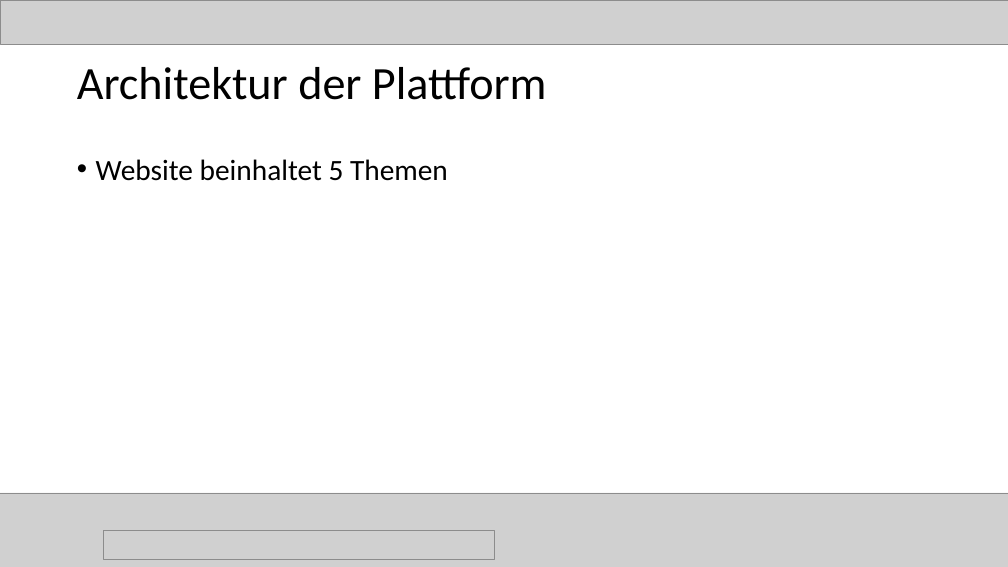
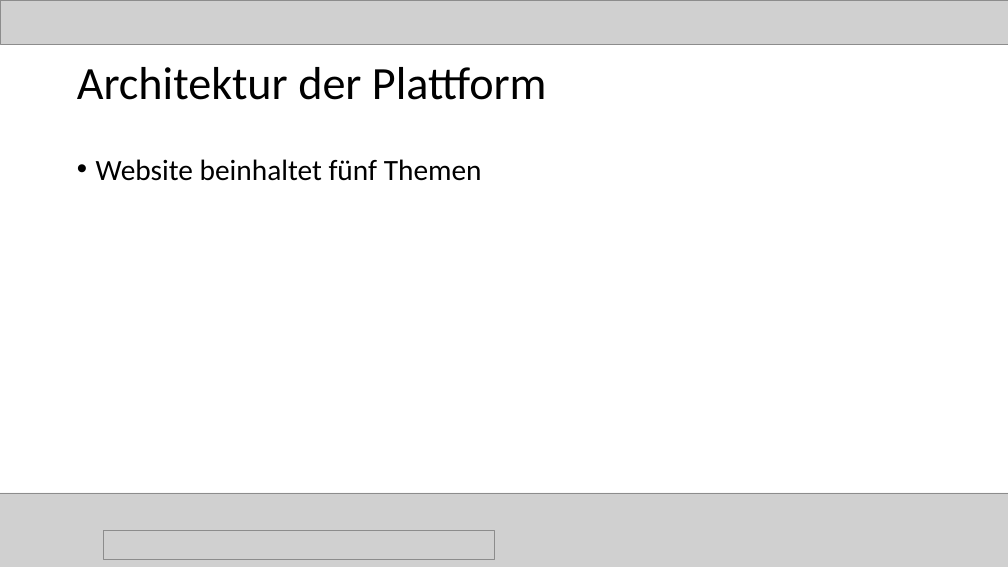
Before and after one commit to magharmi/StudentenFuerStudenten, a slide deck: slide 22 of websitePPneu.pptx. Drawn at 1008x567 pixels with LibreOffice and Linux fonts; fonts in the diff are those of the drawing; grey boxes stand for pictures. Boxes give left, top, right and bottom in pixels: in the first picture for what was removed or moved away, otherwise in the second. Text is boxed around its words. In the diff, an @@ line names an element or a change of style, - is before the commit and + after.

```diff
--- a/websitePPneu.pptx
+++ b/websitePPneu.pptx
@@ text at bbox=[96, 159, 482, 181]: text changed @@
-• Website beinhaltet 5 Themen
+• Website beinhaltet fünf Themen
```
Also in this commit, not shown: 3 other slides changed, 2 slides added, 1 slide removed.
